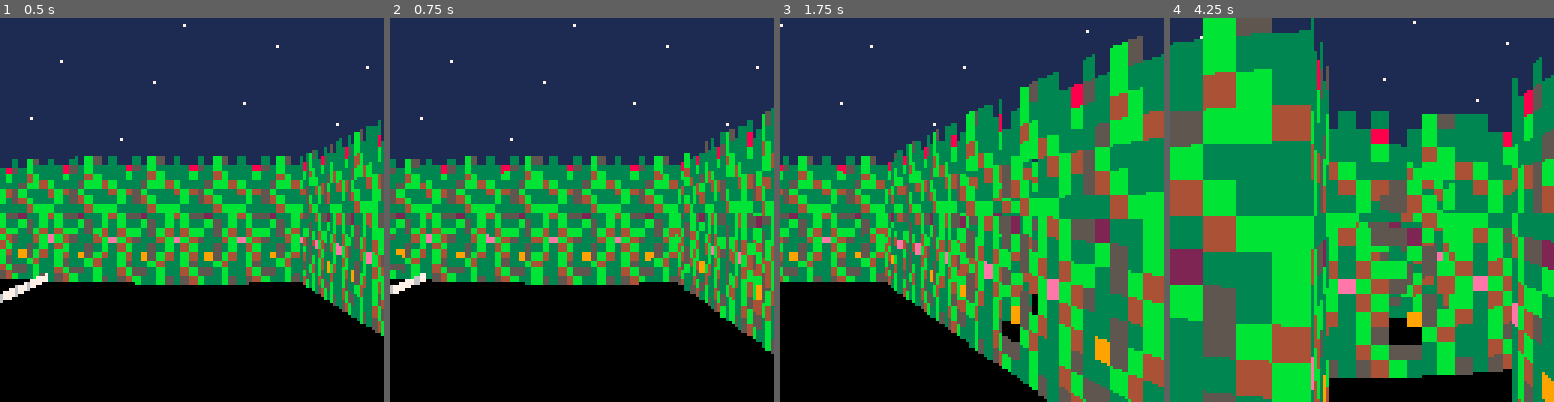
Above: before the commit, frames 1-4 (left to right).
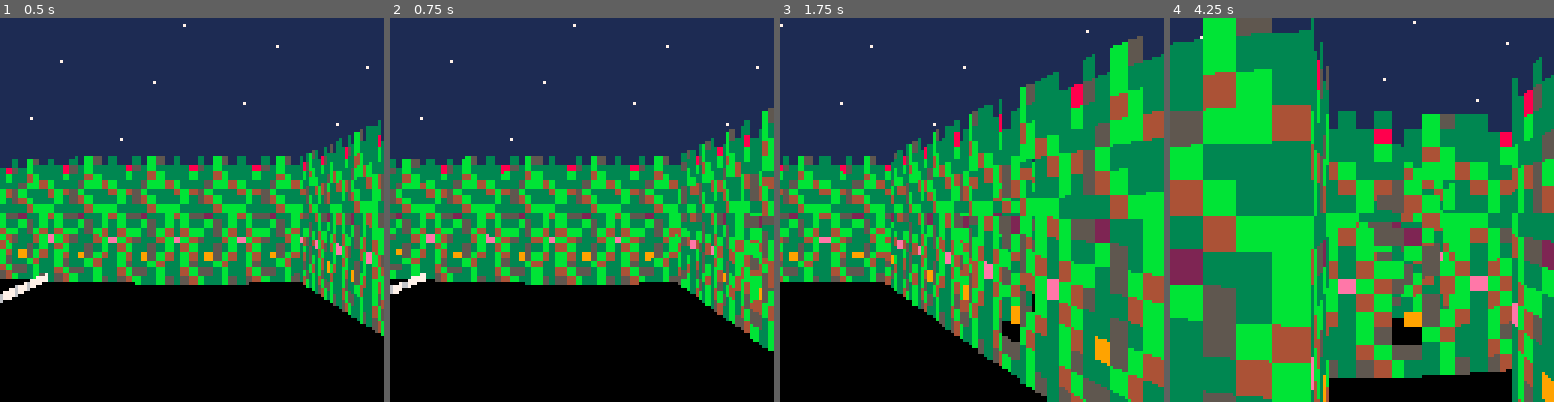
Above: after the commit, the same moments.

Repository: jcwilk/anx
Game: PICO-8 cartridge anx.p8
Two runs of this game, one before a commit and one after it. Both use one fixed random seed, a clock stepped at 60 frames per second and the inputs below.
Inputs:
- Up to frame 1 (0.5 s): tap X (X key) at 0.33 s
- Up to frame 2 (0.75 s): tap O (Z key) at 0.7 s
- Up to frame 3 (1.75 s): tap X (X key) at 1.07 s; hold Right from 1.6 s (still down); tap O (Z key) at 1.7 s
- Up to frame 4 (4.25 s): tap X (X key) at 1.85, 2.97, 4.08 s; release Right at 2.1 s; tap O (Z key) every 0.4 s from 2.1 to 4.1 s; hold Up 2.15-2.42 s; hold Right 2.47-3.03 s; hold Left 3.08-3.58 s; hold Down 3.63-3.97 s; hold Right from 4.02 s (still down)

Frame 1 is identical in both runs. In frame 2, 5.9% of the frame differs, in the area x 3-100%, y 23-88%; in frame 3, 5.1%; in frame 4, 2.4%.

Commit message:
Clean up the map

Diff:
--- a/anx.p8
+++ b/anx.p8
@@ -1159,25 +1159,25 @@
 0600000000000000000000000000000000000f0000000000000000000000000f000000000000000000000000000000000000000000000000000000000000000000000000000000000000000000000000000000000000000000000000000000000000000000000000000000000000000000000000000000000000000000000000
 0600060006000600060006000600060006000f0000000000000000000000000f000000000000000000000000000000000000000000000000000000000000000000000000000000000000000000000000000000000000000000000000000000000000000000000000000000000000000000000000000000000000000000000000
 0600000000000000000000000000000000000f0000000000000000000000000f000000000000000000000000000000000000000000000000000000000000000000000000000000000000000000000000000000000000000000000000000000000000000000000000000000000000000000000000000000000000000000000000
-0600060006000600060006000600060006000f0000000000000000000000000f000000000000000000000000000000000000000000000000000000000000000000000000000000000000000000000000000000000000000000000000000000000000000000000000000000000000000000000000000000000000000000000000
-0600000000000000000000000000000000000f000c000c000c000c000c000c0f000000000000000000000000000000000000000000000000000000000000000000000000000000000000000000000000000000000000000000000000000000000000000000000000000000000000000000000000000000000000000000000000
-0606060606060606060006000600060006000f000c000c000c000c000d000d0f000000000000000000000000000000000000000000000000000000000000000000000000000000000000000000000000000000000000000000000000000000000000000000000000000000000000000000000000000000000000000000000000
-0600000000000000060000000000000000000f000c000c000c000c000d000d0f000000000000000000000000000000000000000000000000000000000000000000000000000000000000000000000000000000000000000000000000000000000000000000000000000000000000000000000000000000000000000000000000
-0600060606060600060006000600060006000f000c000c000c000c000d000d0f000000000000000000000000000000000000000000000000000000000000000000000000000000000000000000000000000000000000000000000000000000000000000000000000000000000000000000000000000000000000000000000000
-0600060000000600060000000000000000000f000c000c000c000c000d000d0f000000000000000000000000000000000000000000000000000000000000000000000000000000000000000000000000000000000000000000000000000000000000000000000000000000000000000000000000000000000000000000000000
-0600060706000600060006000600060006000f000c000c000c000c000c000c0f000000000000000000000000000000000000000000000000000000000000000000000000000000000000000000000000000000000000000000000000000000000000000000000000000000000000000000000000000000000000000000000000
-0600060006000600060000000000000000000f0000000000000000000000000f000000000000000000000000000000000000000000000000000000000000000000000000000000000000000000000000000000000000000000000000000000000000000000000000000000000000000000000000000000000000000000000000
-0600060006000600060006000600060000000f0000000000000000000000000f000000000000000000000000000000000000000000000000000000000000000000000000000000000000000000000000000000000000000000000000000000000000000000000000000000000000000000000000000000000000000000000000
-0600060000000600060000000000000000000f0022222200002200002222220f000000000000000000000000000000000000000000000000000000000000000000000000000000000000000000000000000000000000000000000000000000000000000000000000000000000000000000000000000000000000000000000000
-0600060606000600060606000600060006070f0000000000000000000000000f000000000000000000000000000000000000000000000000000000000000000000000000000000000000000000000000000000000000000000000000000000000000000000000000000000000000000000000000000000000000000000000000
+0600060006000600060606060606060606000f0000000000000000000000000f000000000000000000000000000000000000000000000000000000000000000000000000000000000000000000000000000000000000000000000000000000000000000000000000000000000000000000000000000000000000000000000000
+0600000000000000062000000000000006000f000c000c000c000c000c000c0f000000000000000000000000000000000000000000000000000000000000000000000000000000000000000000000000000000000000000000000000000000000000000000000000000000000000000000000000000000000000000000000000
+0606060606060606060000000000060006060f000c000c000c000c000d000d0f000000000000000000000000000000000000000000000000000000000000000000000000000000000000000000000000000000000000000000000000000000000000000000000000000000000000000000000000000000000000000000000000
+0600000000000000062000000000060000000f000c000c000c000c000d000d0f000000000000000000000000000000000000000000000000000000000000000000000000000000000000000000000000000000000000000000000000000000000000000000000000000000000000000000000000000000000000000000000000
+0600060606060600060000000000060606000f000c000c000c000c000d000d0f000000000000000000000000000000000000000000000000000000000000000000000000000000000000000000000000000000000000000000000000000000000000000000000000000000000000000000000000000000000000000000000000
+0600060000000600060000000000060000000f000c000c000c000c000d000d0f000000000000000000000000000000000000000000000000000000000000000000000000000000000000000000000000000000000000000000000000000000000000000000000000000000000000000000000000000000000000000000000000
+0600060706000600060707070606060000000f000c000c000c000c000c000c0f000000000000000000000000000000000000000000000000000000000000000000000000000000000000000000000000000000000000000000000000000000000000000000000000000000000000000000000000000000000000000000000000
+0600060006000600060000000600062100000f0000000000000000000000000f000000000000000000000000000000000000000000000000000000000000000000000000000000000000000000000000000000000000000000000000000000000000000000000000000000000000000000000000000000000000000000000000
+0600060006000600060006060600060000000f0000000000000000000000000f000000000000000000000000000000000000000000000000000000000000000000000000000000000000000000000000000000000000000000000000000000000000000000000000000000000000000000000000000000000000000000000000
+0600060000000600060000000600060000000f0022222200002200002222220f000000000000000000000000000000000000000000000000000000000000000000000000000000000000000000000000000000000000000000000000000000000000000000000000000000000000000000000000000000000000000000000000
+0600060606000600060606000606060006070f0000000000000000000000000f000000000000000000000000000000000000000000000000000000000000000000000000000000000000000000000000000000000000000000000000000000000000000000000000000000000000000000000000000000000000000000000000
 0600000006000000000006000000000006000f0000000000000000000000000f000000000000000000000000000000000000000000000000000000000000000000000000000000000000000000000000000000000000000000000000000000000000000000000000000000000000000000000000000000000000000000000000
 0606060006060607060006060600060606000f000c000c000c000c000c000c0f000000000000000000000000000000000000000000000000000000000000000000000000000000000000000000000000000000000000000000000000000000000000000000000000000000000000000000000000000000000000000000000000
 0600000000000700060000000000000000000f000c000c000c000c000c000c0f000000000000000000000000000000000000000000000000000000000000000000000000000000000000000000000000000000000000000000000000000000000000000000000000000000000000000000000000000000000000000000000000
 0600000000000700060606000606060606060f000c000c000c000c000c000c0f000000000000000000000000000000000000000000000000000000000000000000000000000000000000000000000000000000000000000000000000000000000000000000000000000000000000000000000000000000000000000000000000
 0600000000000600000000000600000000000f000c000c000c000c000c000c0f000000000000000000000000000000000000000000000000000000000000000000000000000000000000000000000000000000000000000000000000000000000000000000000000000000000000000000000000000000000000000000000000
 0600000000000606060606000600060606000f000c000c000c000c000c000c0f000000000000000000000000000000000000000000000000000000000000000000000000000000000000000000000000000000000000000000000000000000000000000000000000000000000000000000000000000000000000000000000000
-0600000000000600000000000600070000000f000c000c000c000c000c000c0f000000000000000000000000000000000000000000000000000000000000000000000000000000000000000000000000000000000000000000000000000000000000000000000000000000000000000000000000000000000000000000000000
-0600000000000600060706060600060000000f0000000000000000000000000e000000000000000000000000000000000000000000000000000000000000000000000000000000000000000000000000000000000000000000000000000000000000000000000000000000000000000000000000000000000000000000000000
+0621210000000600000000000600070000000f000c000c000c000c000c000c0f000000000000000000000000000000000000000000000000000000000000000000000000000000000000000000000000000000000000000000000000000000000000000000000000000000000000000000000000000000000000000000000000
+0600002100000600060706060600060000210f0000000000000000000000000e000000000000000000000000000000000000000000000000000000000000000000000000000000000000000000000000000000000000000000000000000000000000000000000000000000000000000000000000000000000000000000000000
 0600000000000600000000000000070000000f0000000000000000000000000e000000000000000000000000000000000000000000000000000000000000000000000000000000000000000000000000000000000000000000000000000000000000000000000000000000000000000000000000000000000000000000000000
 0606060607070606060006060606060606060f0f0f0f0f0f0f0f0f0f0f0f0f0f0f0000000000000000000000000000000000000000000000000000000000000000000000000000000000000000000000000000000000000000000000000000000000000000000000000000000000000000000000000000000000000000000000
 06010101010101010101010101010101010101010101010101010101010101010f0000000000000000000000000000000000000000000000000000000000000000000000000000000000000000000000000000000000000000000000000000000000000000000000000000000000000000000000000000000000000000000000
Not shown, changed: 19 lines of the sprite sheet (__gfx__) section of anx.p8
